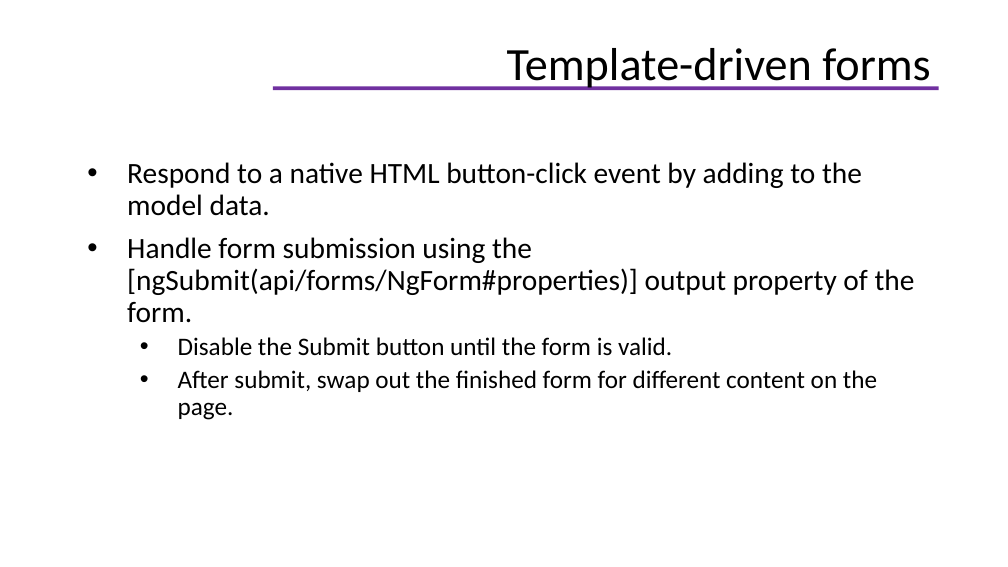
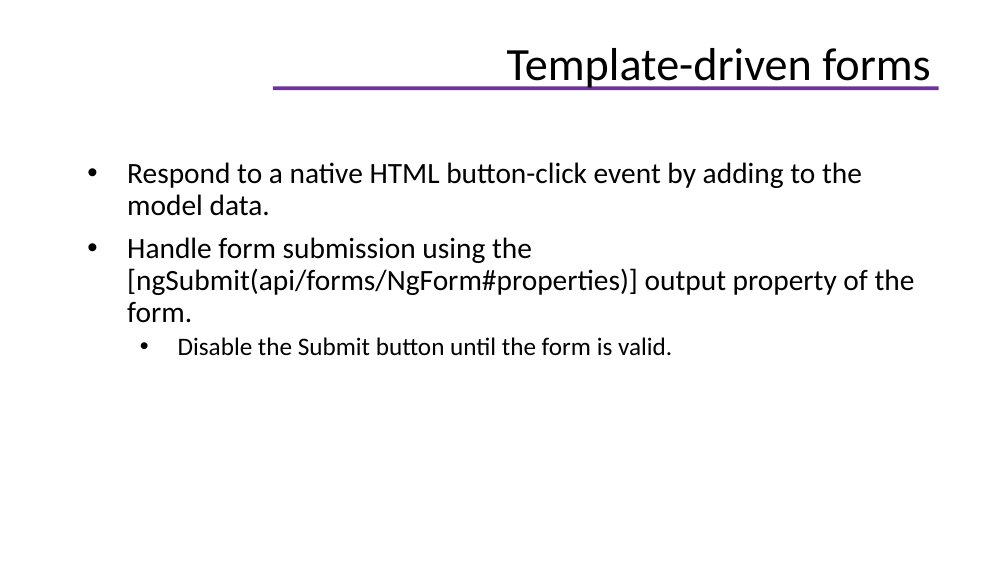
Before and after one commit to helenhash/angular-training, a slide deck: slide 69 of docs/Angular Training.pptx (slide 74 before the commit). Drawn at 1008x567 pixels with LibreOffice and Linux fonts; fonts in the diff are those of the drawing; background and template pictures are left out. Boxes give left, top, right and bottom in pixels: in the first picture for what was removed or moved away, otherwise in the second. Text is boxed around its words. In the diff, an @@ line names an element or a change of style, - is before the commit and + after.

```diff
--- a/docs/Angular Training.pptx
+++ b/docs/Angular Training.pptx
@@ text at [178,370,877,420]: paragraph removed @@
-  • After submit, swap out the finished form for different content on the page.
```
Also in this commit, not shown: 19 other slides changed, 3 slides added.
